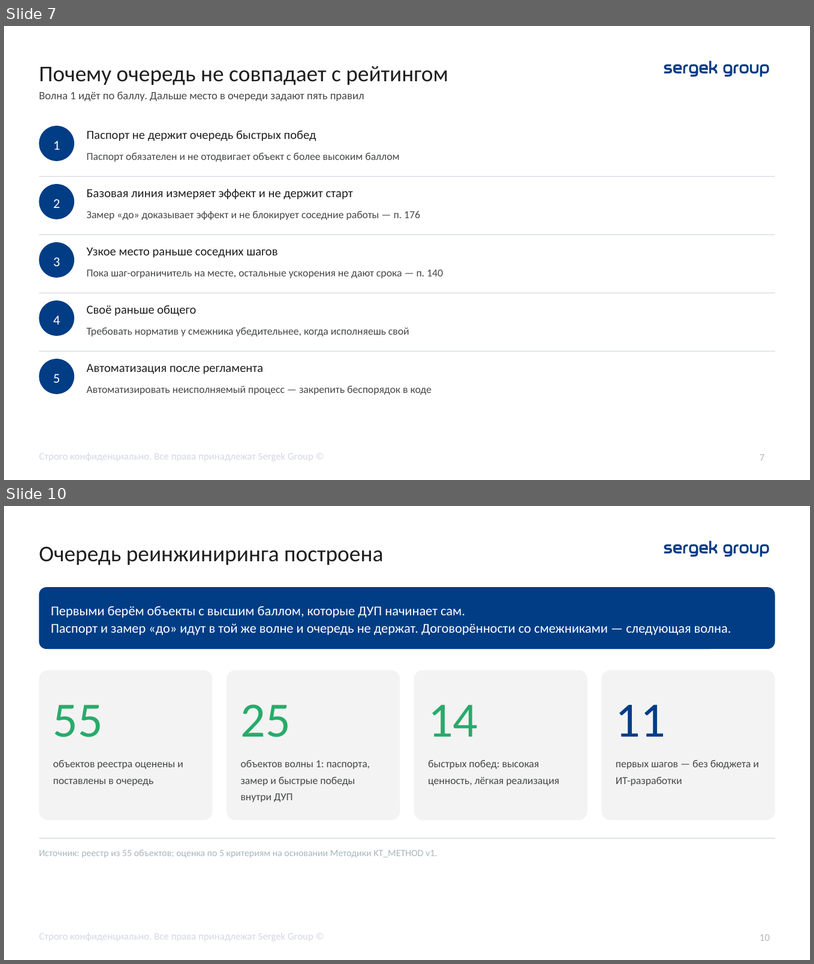
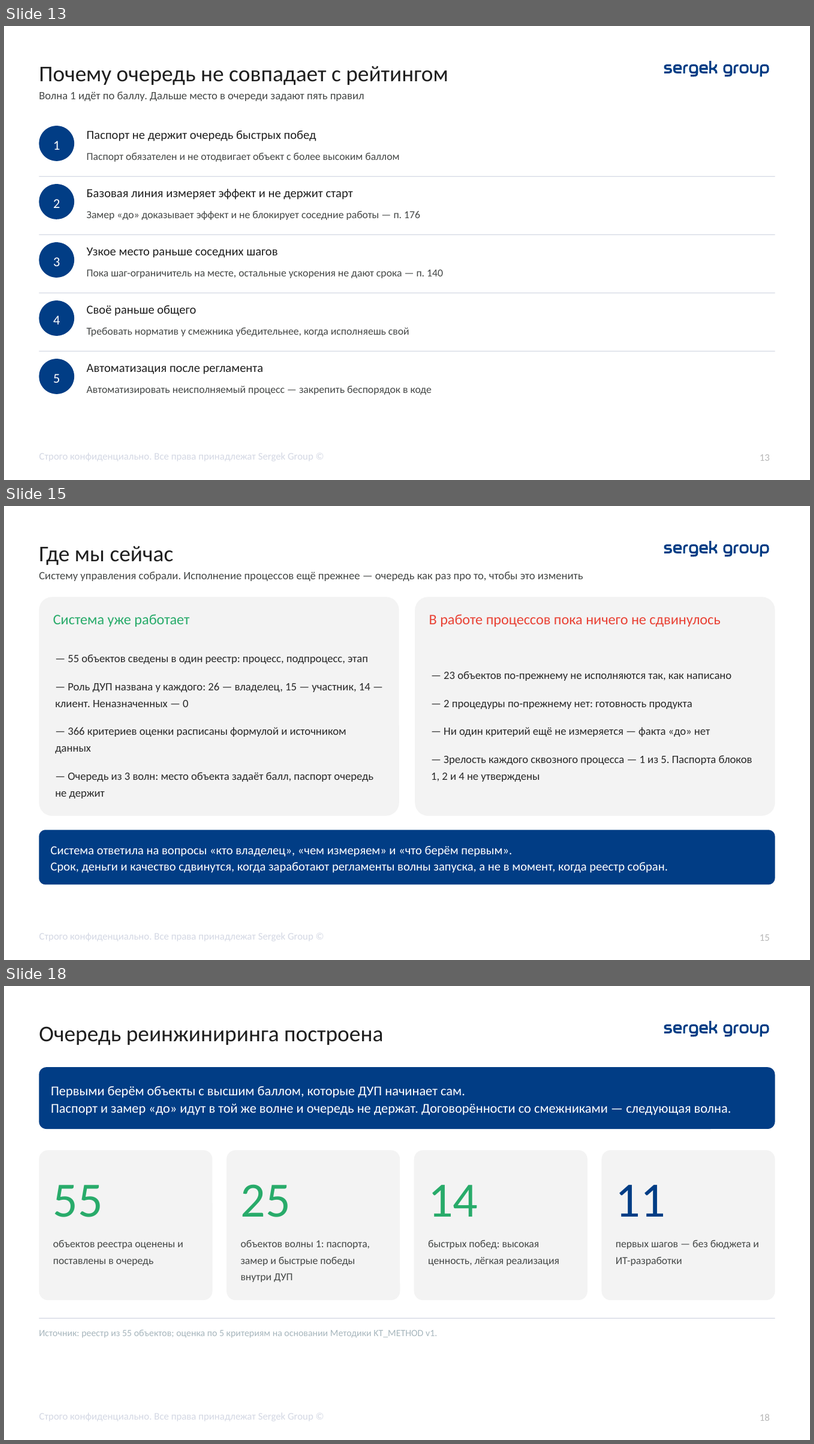
Before and after one commit to TemeshevProject/SG-DUP-Project, a slide deck: dup_project/02_Презентация/ДУП_Приоритеты_реинжиниринга_презентация.pptx. Shown one above the other, each under a label of ours: slides 7 and 10 before the commit, slides 13, 15 and 18 after it; the slides between them are not shown. The pictures are 814x964 and 814x1444 pixels, drawn with LibreOffice and Linux fonts; fonts in the diff are those of the drawing. Boxes give left, top, right and bottom in pixels: in the first picture for what was removed or moved away, otherwise in the second. Text is boxed around its words. In the diff, an @@ line names an element or a change of style, - is before the commit and + after.

```diff
--- a/dup_project/02_Презентация/ДУП_Приоритеты_реинжиниринга_презентация.pptx
+++ b/dup_project/02_Презентация/ДУП_Приоритеты_реинжиниринга_презентация.pptx
@@ slide 15 added at (x1=4, y1=506, x2=810, y2=960), background #FFFFFF; not listed: 13 template elements that a slide beside it also shows @@
@@ text added at (x1=39, y1=546, x2=174, y2=565), 20 pt, text #1E1E1E @@
+Где мы сейчас
@@ text added at (x1=39, y1=571, x2=584, y2=581), 10 pt, text #444746 @@
+Систему управления собрали. Исполнение процессов ещё прежнее — очередь как раз про то, чтобы это изменить
@@ rounded rectangle added at (x1=39, y1=597, x2=399, y2=816), fill #F3F3F3, 10 pt, text #282828 @@
+— 55 объектов сведены в один реестр: процесс, подпроцесс, этап
+— Роль ДУП названа у каждого: 26 — владелец, 15 — участник, 14 — клиент. Неназначенных — 0
+— 366 критериев оценки расписаны формулой и источником данных
+— Очередь из 3 волн: место объекта задаёт балл, паспорт очередь не держит
@@ rounded rectangle added at (x1=415, y1=597, x2=776, y2=816), fill #F3F3F3, 10 pt, text #282828 @@
+— 23 объектов по-прежнему не исполняются так, как написано
+— 2 процедуры по-прежнему нет: готовность продукта
+— Ни один критерий ещё не измеряется — факта «до» нет
+— Зрелость каждого сквозного процесса — 1 из 5. Паспорта блоков 1, 2 и 4 не утверждены
@@ text added at (x1=53, y1=614, x2=189, y2=627), 13 pt, text #28AB6A @@
+Система уже работает
@@ text added at (x1=429, y1=614, x2=720, y2=627), 13 pt, text #E94235 @@
+В работе процессов пока ничего не сдвинулось
@@ rounded rectangle added at (x1=39, y1=829, x2=775, y2=884), fill #013D85, 11 pt, text #FFFFFF @@
+Система ответила на вопросы «кто владелец», «чем измеряем» и «что берём первым».
+Срок, деньги и качество сдвинутся, когда заработают регламенты волны запуска, а не в момент, когда реестр собран.
@@ what was slide 7 is now slide 13 @@
@@ page number at (x1=760, y1=454, x2=770, y2=460): text changed @@
-7
+13
@@ what was slide 10 is now slide 18 @@
@@ page number at (x1=760, y1=1414, x2=770, y2=1420): text changed @@
-10
+18
```
Also in this commit, not shown: 2 slides changed, 9 other slides added, 1 slide removed, 3 other files.
